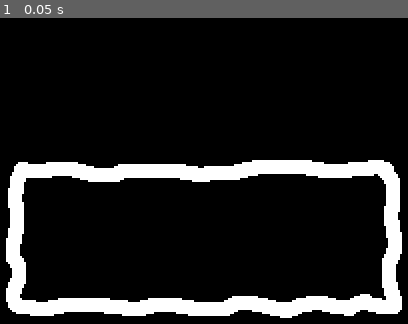
Above: before the commit, frame 1.
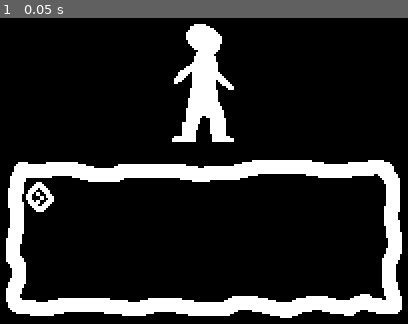
Above: after the commit, the same moment.

Repository: The-Briel-Deal/corn-maze
Game: Godot game, scene res://scenes/combat.tscn
Same seed, same stepped clock (60 frames per second), same inputs: the game is played once before the commit and once after it.
Inputs:
- Up to frame 1 (0.05 s): no input

The runs differ from the first frame. In frame 1, 3.3% of the frame differs, in the area x 6-58%, y 1-64%.

Commit message:
Continue working on combat system

Diff:
--- a/scenes/combat.tscn
+++ b/scenes/combat.tscn
@@ -164,3 +164,5 @@
 [node name="CombatBackground" type="AnimatedSprite2D" parent="."]
 position = Vector2(160, 90)
 sprite_frames = SubResource("SpriteFrames_udmax")
+
+[node name="MiniGameContent" type="Node2D" parent="."]
--- /dev/null
+++ b/scenes/enemies/enemy-spawner-1.tscn
@@ -0,0 +1,14 @@
+[gd_scene load_steps=3 format=3 uid="uid://dynvwgmav8he6"]
+
+[ext_resource type="Texture2D" uid="uid://ctfyvoom745wr" path="res://assets/sprite/enemy-spawner.png" id="1_k1dbh"]
+
+[sub_resource type="CircleShape2D" id="CircleShape2D_r86xq"]
+radius = 7.0
+
+[node name="Enemy" type="CharacterBody2D"]
+
+[node name="Sprite2D" type="Sprite2D" parent="."]
+texture = ExtResource("1_k1dbh")
+
+[node name="CollisionShape2D" type="CollisionShape2D" parent="."]
+shape = SubResource("CircleShape2D_r86xq")
--- a/scripts/combat.gd
+++ b/scripts/combat.gd
@@ -1,11 +1,35 @@
 extends Node2D
 
+var enemy_sprite: Sprite2D
+var enemy_health: int
+var sub_combat_enemy_array: Array[Array]
+var health: int
 
-# Called when the node enters the scene tree for the first time.
-func _ready():
-	pass
+var sub_combat_enemy_array_index: int = 0
+
+# The sub combat enemy array, is an array that is iterated through every turn and the current index is the array of enemies that are spawned by default.
+func init(enemy_sprite: Sprite2D, enemy_health: int, sub_combat_enemy_array: Array[Array], health: int):
+	self.enemy_sprite = enemy_sprite
+	self.enemy_health = enemy_health
+	self.sub_combat_enemy_array = sub_combat_enemy_array
+	self.health = health
+
+	self.enemy_sprite.position.x = 160
+	self.enemy_sprite.position.y = 50
+	self.enemy_sprite.name = "EnemySprite"
+	$MiniGameContent.add_child(self.enemy_sprite)
+
+	for enemy in sub_combat_enemy_array[sub_combat_enemy_array_index]:
+		$MiniGameContent.add_child(enemy)
 
 
-# Called every frame. 'delta' is the elapsed time since the previous frame.
+func _ready():
+	var test_sprite = Sprite2D.new()
+	test_sprite.texture = load("res://assets/sprite/test-enemy-sprite.png")
+	var enemy_spawner_1: CharacterBody2D = load("res://scenes/enemies/enemy-spawner-1.tscn").instantiate()
+	enemy_spawner_1.position.x = 78
+	enemy_spawner_1.position.y = 109
+	init(test_sprite, 100, [[enemy_spawner_1]], 100)
+
 func _process(delta):
-	pass
+	print(get_viewport().get_mouse_position())
Binary file added: assets/source-aseprite/enemy-dot.aseprite
Binary file added: assets/source-aseprite/enemy-spawner.aseprite
Binary file added: assets/source-aseprite/test-enemy-sprite.aseprite
Binary file added: assets/sprite/enemy-dot.png
Not shown, added: assets/sprite/enemy-dot.png.import
Binary file added: assets/sprite/enemy-spawner.png
Not shown, added: assets/sprite/enemy-spawner.png.import
Binary file added: assets/sprite/test-enemy-sprite.png
Not shown, added: assets/sprite/test-enemy-sprite.png.import
